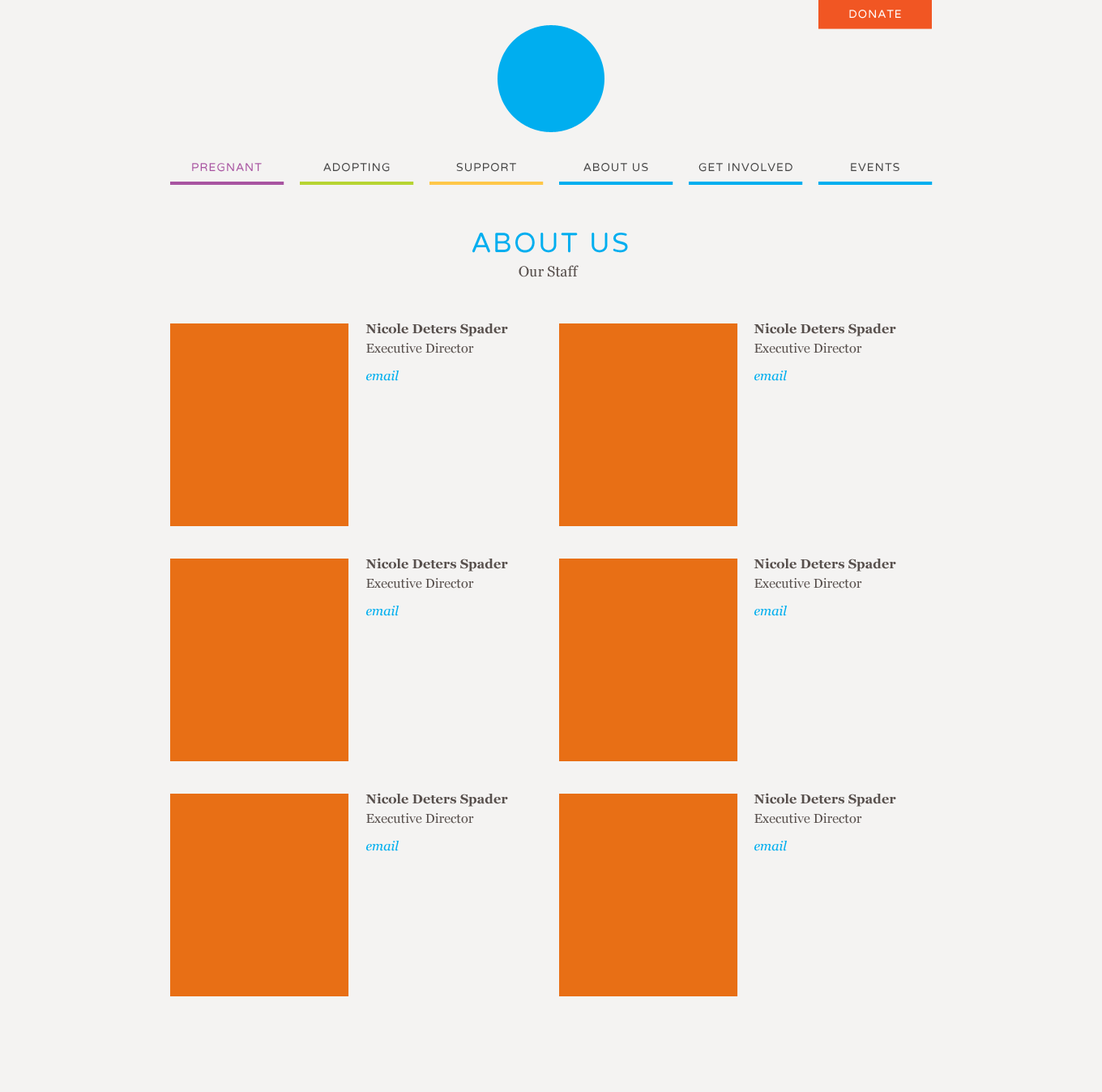
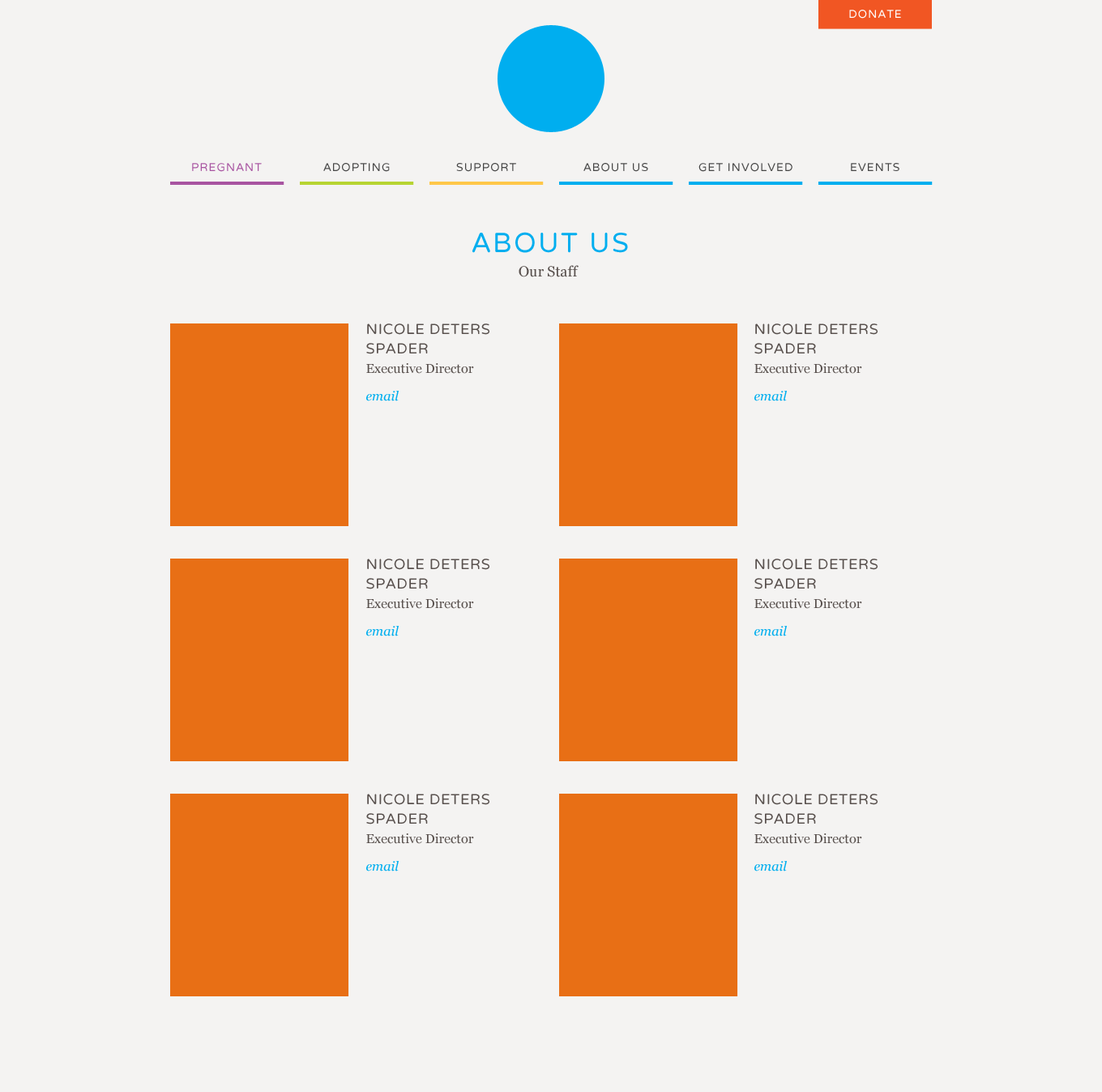
Two versions of the same layered image (1102 × 1092). Layer-by-layer changes:
renamed "Nicole Deters Spader Executive Director email copy 3" to "Nicole Deters Spader Executive Director email", painted on it over [753, 792, 897, 872]
renamed "Nicole Deters Spader Executive Director email copy 3" to "Nicole Deters Spader Executive Director email", painted on it over [365, 792, 509, 872]
renamed "Nicole Deters Spader Executive Director email copy 2" to "Nicole Deters Spader Executive Director email", painted on it over [753, 557, 897, 637]
renamed "Nicole Deters Spader Executive Director email copy 2" to "Nicole Deters Spader Executive Director email", painted on it over [365, 557, 509, 637]
renamed "Nicole Deters Spader Executive Director email copy" to "Nicole Deters Spader Executive Director email", painted on it over [753, 322, 897, 402]
painted on "Nicole Deters Spader Executive Director email" (6th of 6) over [365, 322, 509, 402]
